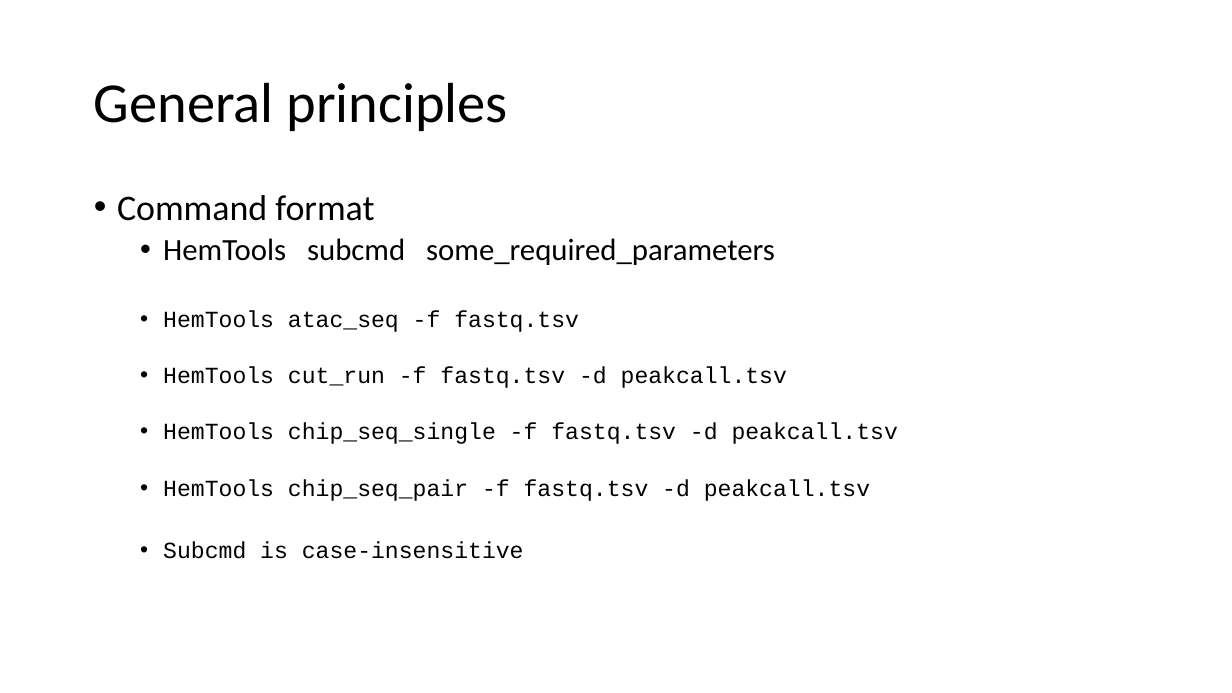
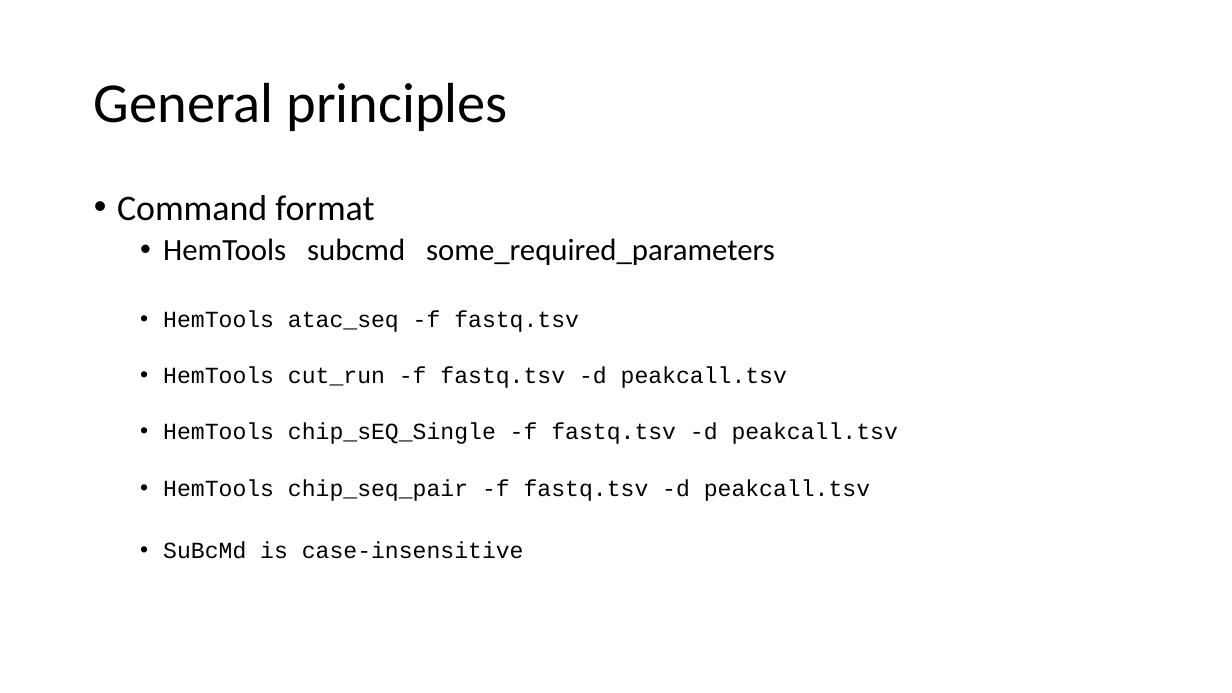
Before and after one commit to YichaoOU/HemTools, a slide deck: slide 10 of HemTools Tutorial.pptx (slide 7 before the commit). Drawn at 1232x693 pixels with LibreOffice and Linux fonts; fonts in the diff are those of the drawing. Boxes give left, top, right and bottom in pixels: in the first picture for what was removed or moved away, otherwise in the second. Text is boxed around its words. In the diff, an @@ line names an element or a change of style, - is before the commit and + after.

```diff
--- a/HemTools Tutorial.pptx
+++ b/HemTools Tutorial.pptx
@@ text at (163,423,898,444): text changed @@
-  • HemTools chip_seq_single -f fastq.tsv -d peakcall.tsv
+  • HemTools chip_sEQ_Single -f fastq.tsv -d peakcall.tsv
@@ text at (163,541,524,559): text changed @@
-  • Subcmd is case-insensitive
+  • SuBcMd is case-insensitive
```
Also in this commit, not shown: 3 other slides changed, 4 slides added, 5 other files.
